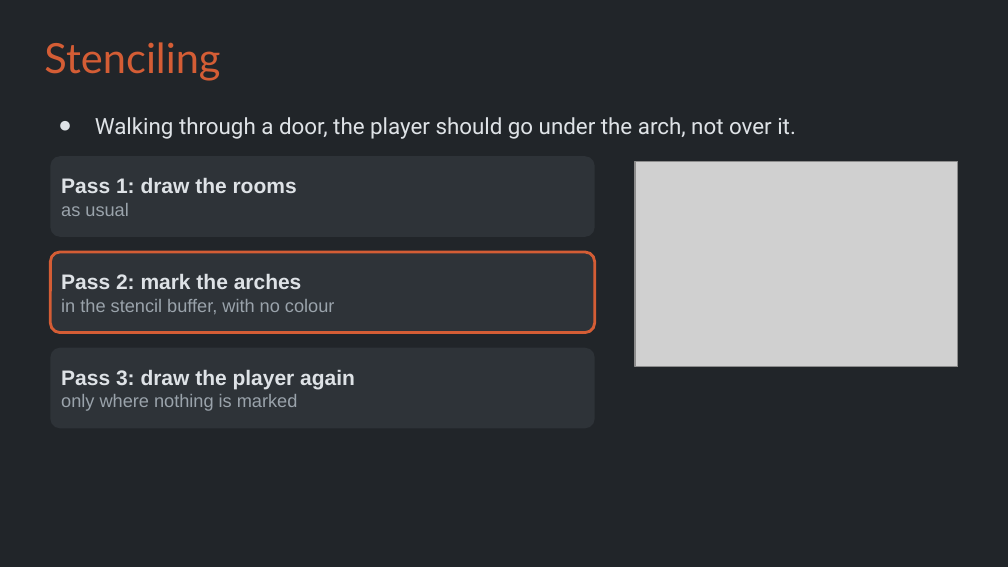
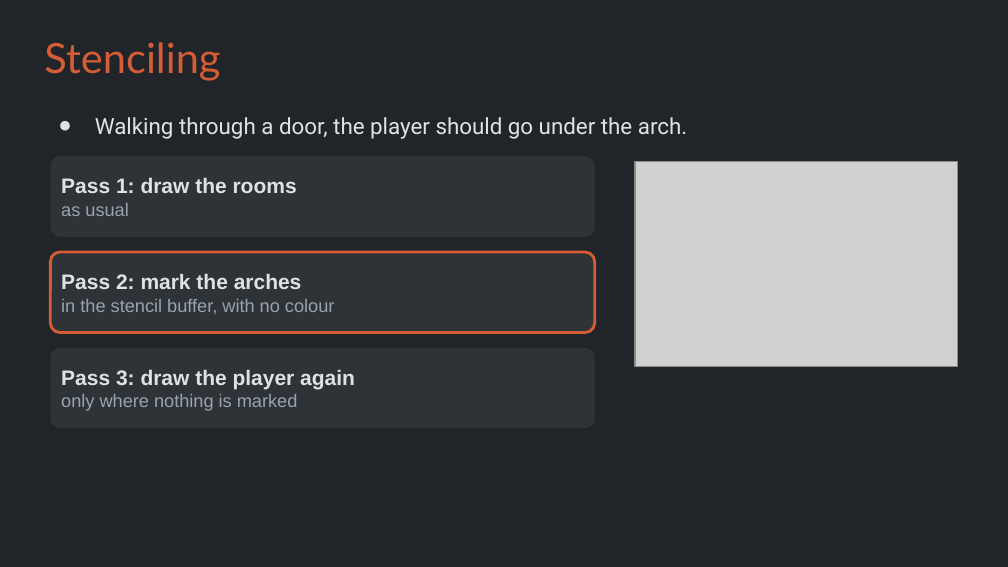
Before and after one commit to Metamate/gar, a slide deck: slide 34 of slides/07 The Legend of Zelda.pptx. Drawn at 1008x567 pixels with LibreOffice and Linux fonts; fonts in the diff are those of the drawing; grey boxes stand for pictures. Boxes give left, top, right and bottom in pixels: in the first picture for what was removed or moved away, otherwise in the second. Text is boxed around its words. In the diff, an @@ line names an element or a change of style, - is before the commit and + after.

```diff
--- a/slides/07 The Legend of Zelda.pptx
+++ b/slides/07 The Legend of Zelda.pptx
@@ text at (95, 117, 687, 139): text changed @@
-● Walking through a door, the player should go under the arch, not over it.
+● Walking through a door, the player should go under the arch.
```
Also in this commit, not shown: 1 other slide changed, 24 other files.
